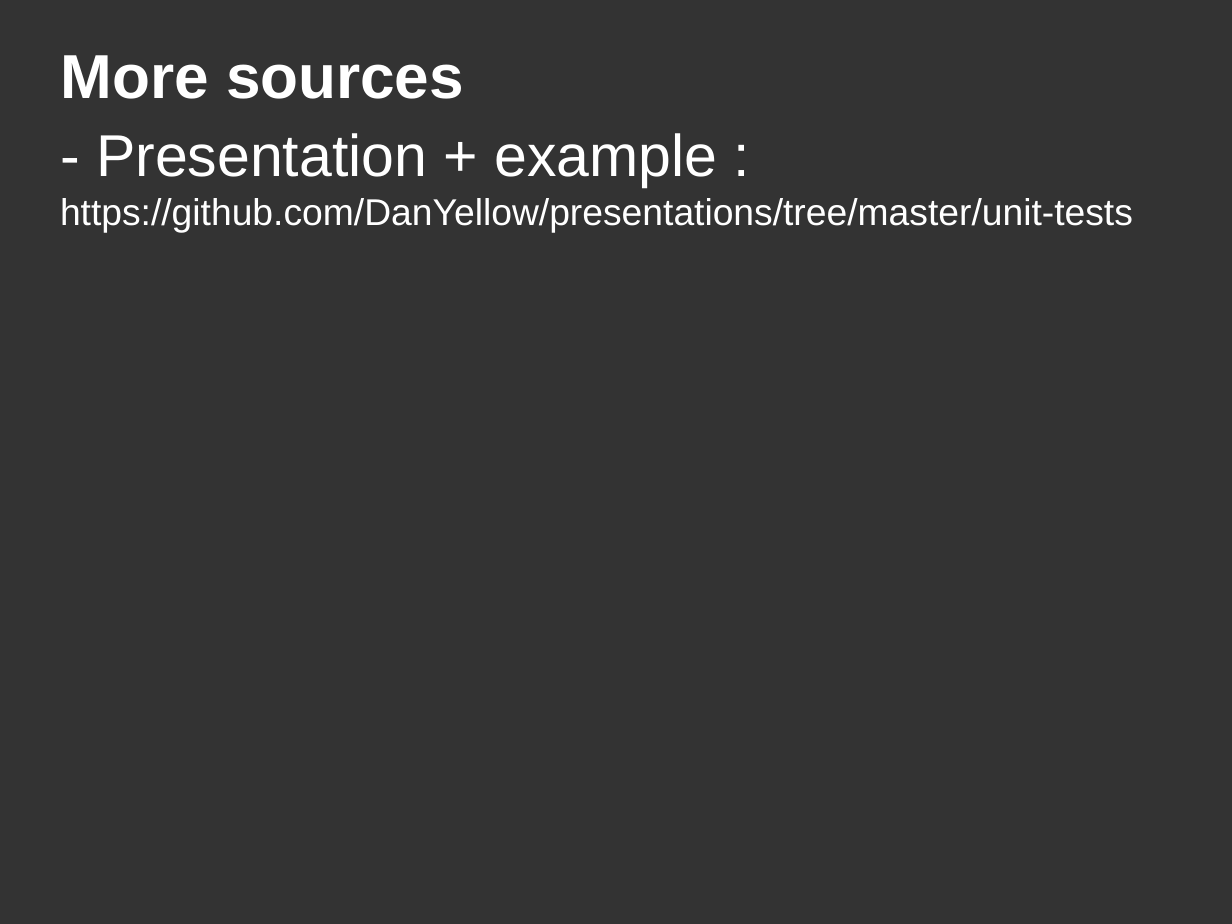
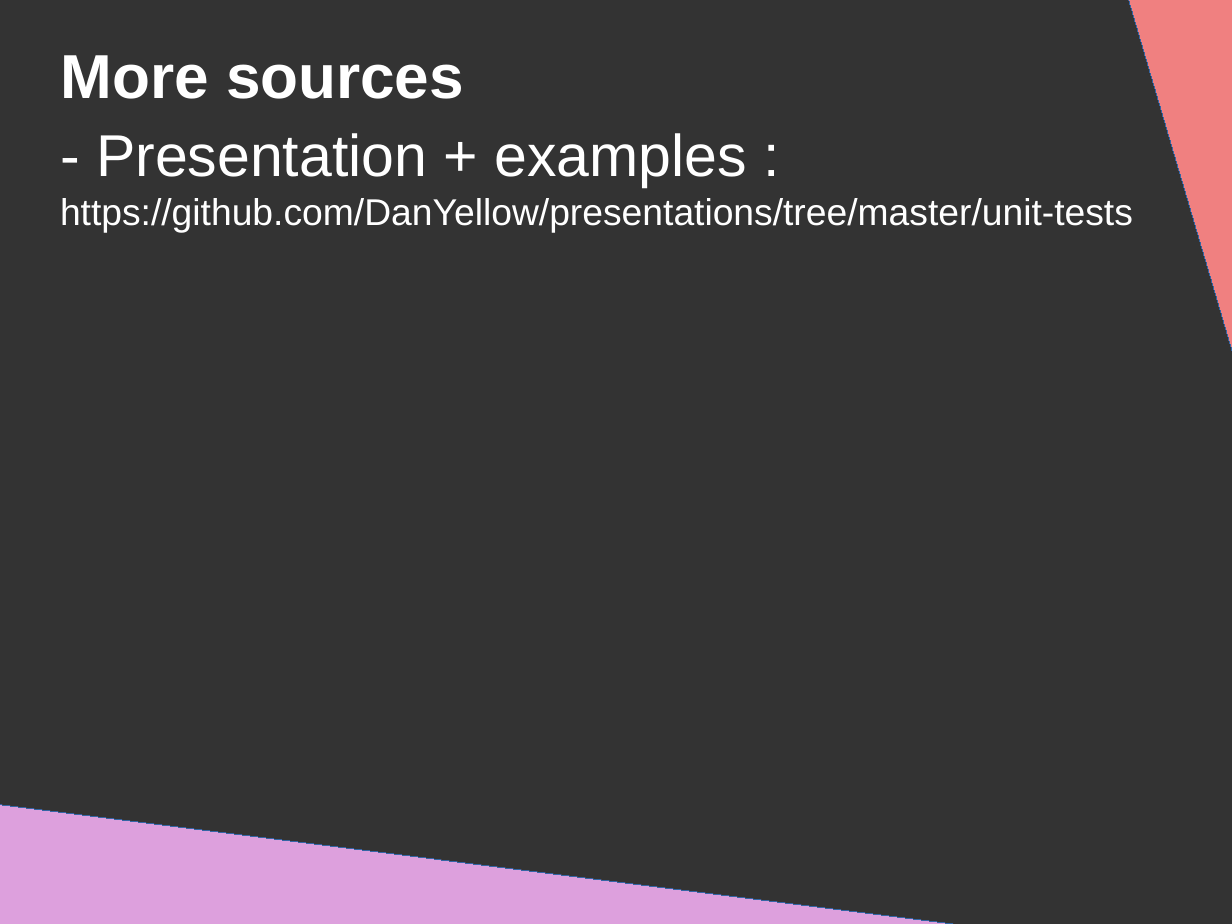
Before and after one commit to DanYellow/presentations, a slide deck: slide 28 of unit-tests/presentation.odp (slide 29 before the commit). Drawn at 1232x924 pixels with LibreOffice and Linux fonts; fonts in the diff are those of the drawing. Boxes give left, top, right and bottom in pixels: in the first picture for what was removed or moved away, otherwise in the second. Text is boxed around its words. In the diff, an @@ line names an element or a change of style, - is before the commit and + after.

```diff
--- a/unit-tests/presentation.odp
+++ b/unit-tests/presentation.odp
@@ right triangle added at (1073, 0, 1232, 394), fill #F08080, outline #3465A4 0 pt @@
@@ title at (60, 133, 1133, 233): text changed @@
-- Presentation + example : https://github.com/DanYellow/presentations/tree/master/unit-tests
+- Presentation + examples : https://github.com/DanYellow/presentations/tree/master/unit-tests
@@ right triangle added at (0, 760, 1017, 924), fill #DDA0DD, outline #3465A4 0 pt @@
```
Also in this commit, not shown: 26 other slides changed, 1 slide added, 9 other files.
